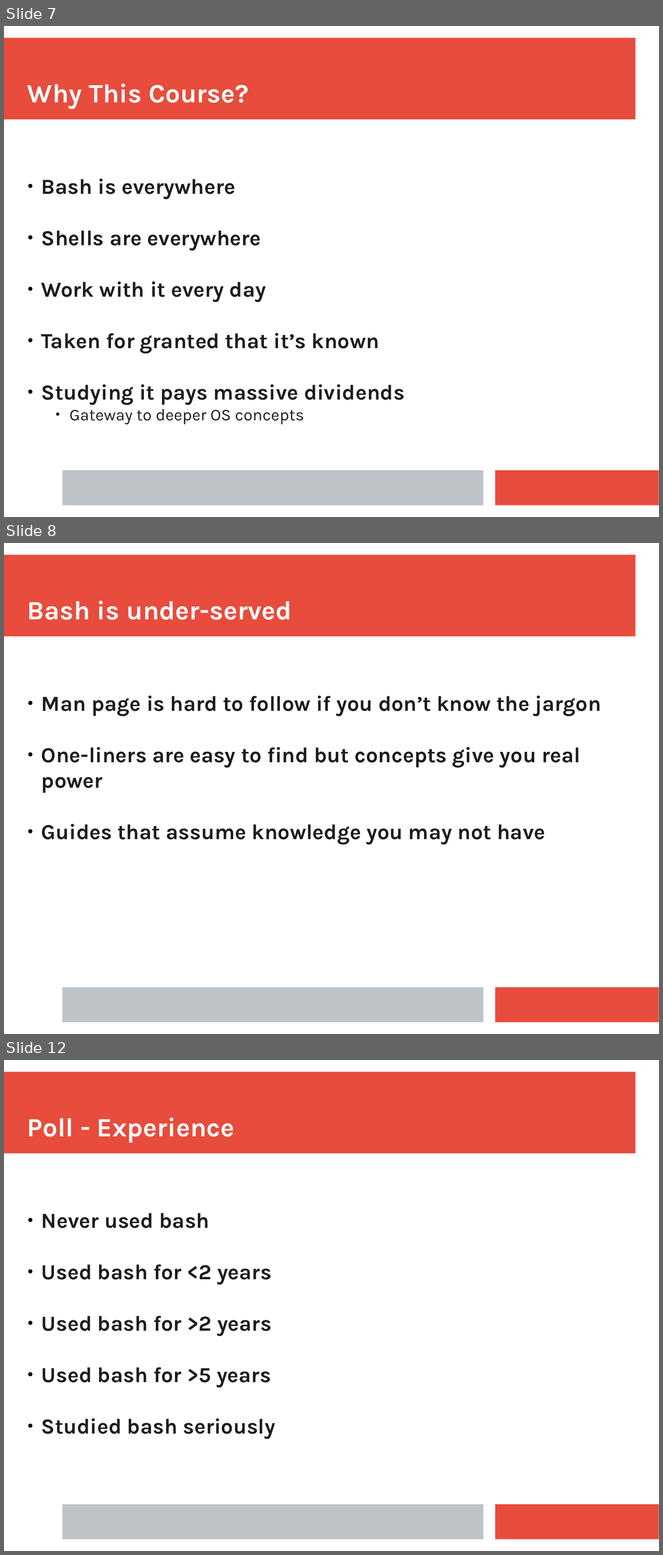
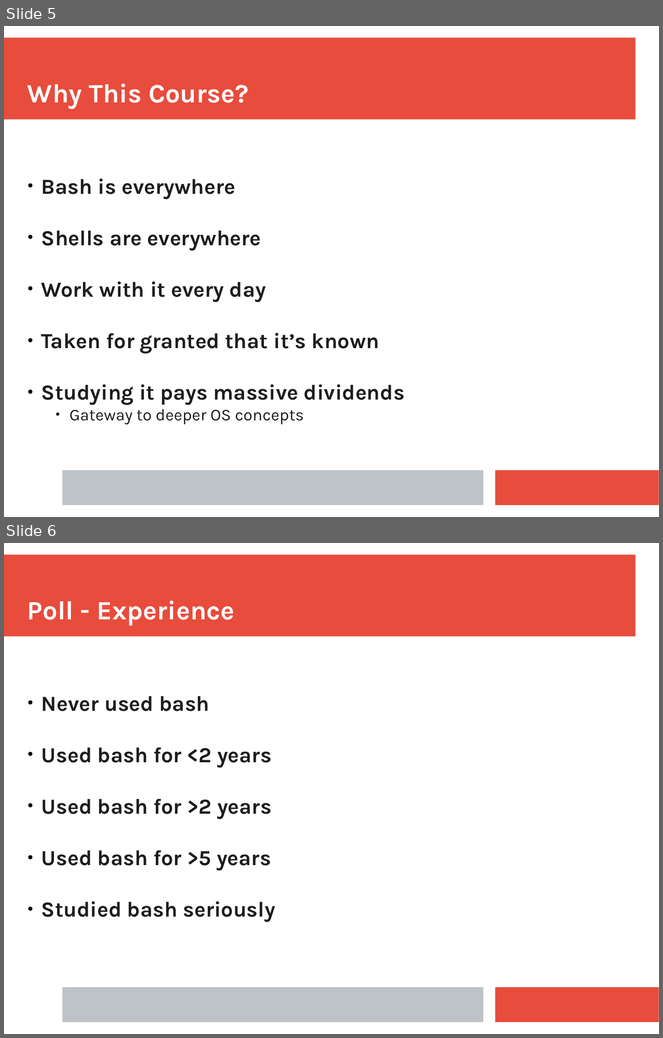
Before and after one commit to ianmiell/bash-next-steps, a slide deck: slides/bash_next_steps.pptx. Shown one above the other, each under a label of ours: slides 7, 8 and 12 before the commit, slides 5 and 6 after it; the slides between them are not shown. The pictures are 663x1555 and 663x1038 pixels, drawn with LibreOffice and Linux fonts; fonts in the diff are those of the drawing. Boxes give left, top, right and bottom in pixels: in the first picture for what was removed or moved away, otherwise in the second. Text is boxed around its words. In the diff, an @@ line names an element or a change of style, - is before the commit and + after.

```diff
--- a/slides/bash_next_steps.pptx
+++ b/slides/bash_next_steps.pptx
@@ slide 8 removed at bbox=[4, 543, 659, 1034], background #FFFFFF; not listed: 3 template elements that a slide beside it also shows @@
@@ text removed at bbox=[27, 601, 292, 620] @@
-Bash is under-served
@@ text removed at bbox=[41, 695, 601, 845] @@
-● Man page is hard to follow if you don’t know the jargon
-● One-liners are easy to find but concepts give you real power
-● Guides that assume knowledge you may not have
@@ what was slide 7 is now slide 5 @@
@@ what was slide 12 is now slide 6 @@
```
Also in this commit, not shown: 2 slides changed, 5 other slides removed, 1 other file.
